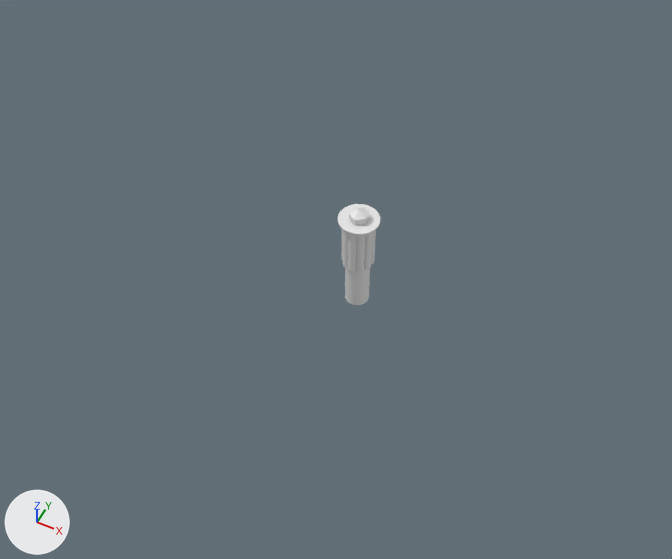
Two versions of the Blender file Assets/.WIP/Scene.blend, one commit apart.
Camera for both pictures: a 50 mm lens placed at (21.0, -45.9, 53.1), pointed at (-0.8, -2.3, -1.5). Lighting does not change. The marker at lower left points along +X, +Y and +Z.

The older version as bpy lines, for what is in view:
```python
me_cylinder = bpy.data.meshes.new('Cylinder')
me_cylinder.from_pydata(...)  # a 32-sided cylinder along z spanning x -1.0..1.0, y -1.0..1.0, z -1.0..1.0
me_cylinder_008 = bpy.data.meshes.new('Cylinder.008')
me_cylinder_008.from_pydata(...)  # 160 vertices, 130 faces; spans x -1.14..1.14, y -1.14..1.14, z -1.0..4.36
me_cylinder_009 = bpy.data.meshes.new('Cylinder.009')
me_cylinder_009.from_pydata(...)  # 18 vertices, 13 faces; spans x -0.87..0.87, y -1.0..1.0, z -1.0..2.47
me_plane = bpy.data.meshes.new('Plane')
me_plane.from_pydata([(-1.0, -1.0, 0.0), (1.0, -1.0, 0.0), (-1.0, 1.0, 0.0), (1.0, 1.0, 0.0)], [], [(0, 1, 3, 2)])
me_torus = bpy.data.meshes.new('Torus')
me_torus.from_pydata(...)  # a torus around z (ring radius 1.0, tube radius 0.25) spanning x -1.25..1.25, y -1.25..1.25, z -0.25..0.25
ob_cylinder = bpy.data.objects.new('Cylinder', me_cylinder_008)
ob_cylinder.parent = ob_pillar_safe
ob_cylinder.matrix_parent_inverse = Matrix(((3.175, 0.0, 0.0, 0.0), (0.0, 3.175, 0.0, 0.0), (0.0, 0.0, 0.489, -0.489), (0.0, 0.0, 0.0, 1.0)))
ob_cylinder.location = (0.0, 0.0, 3.114)
ob_cylinder.scale = (1.42, 1.42, 0.0909)
ob_cylinder_001 = bpy.data.objects.new('Cylinder.001', me_cylinder_009)
ob_cylinder_001.location = (0.0, 0.0, 3.848)
ob_cylinder_001.scale = (0.791, 0.791, 0.264)
ob_holemaker = bpy.data.objects.new('Holemaker', me_cylinder)
ob_holemaker.location = (0.0, 0.0, 0.0)
ob_holemaker.hide_set(True)
ob_plane = bpy.data.objects.new('Plane', me_plane)
ob_plane.location = (0.0, 0.0, 0.0)
ob_plane.scale = (17.9, 17.9, 17.9)
_m = ob_plane.modifiers.new('Boolean', 'BOOLEAN')
_m.object = ob_holemaker
ob_plane.hide_set(True)
ob_torus = bpy.data.objects.new('Torus', me_torus)
ob_torus.location = (0.0, 0.0, 0.0)
ob_torus.scale = (-15.8, -15.8, -40.9)
ob_torus.hide_set(True)
# also in view: 'Pillar_Safe' at (0.0, 0.0, -1.2)
```
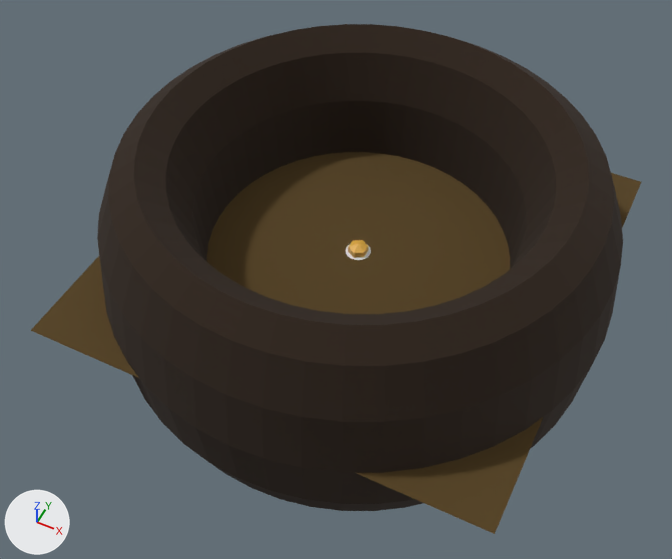
ob_holemaker is not drawn itself; it is used by a modifier of ob_plane.

Location of each change, [x1, y1, x2, y2] in pixels of the pictures (672 x 559 px):
```json
{"object": "Torus", "change": "shown", "after": [97, 24, 623, 511]}
{"object": "Plane", "change": "deleted, shown", "after": [31, 152, 641, 534], "on screen": "brown"}
{"object": "Cylinder.001", "change": "recoloured", "before": [348, 207, 370, 258], "after": [348, 207, 370, 258]}
{"object": "Pillar_Safe", "change": "unchanged, covered by the edit", "before": [342, 230, 376, 305]}
```

The change, as JSON lines over the scene's bpy script:
```json
{"op": "add", "block": "mat_material_001", "code": ["mat_material_001 = principled_material('Material.001')", "mat_material_001.base_color = (0.802, 0.442, 0.0634)  # orange #e7b147"]}
{"op": "add", "block": "mat_floor", "code": ["mat_floor = principled_material('floor')", "mat_floor.base_color = (0.0919, 0.0535, 0.012)  # brown #55411d", "mat_floor.roughness = 1.0"]}
{"op": "add", "block": "mat_walls", "code": ["mat_walls = principled_material('walls')", "mat_walls.base_color = (0.0247, 0.0128, 0.00568)  # brown #2c1e11", "mat_walls.roughness = 1.0"]}
{"block": "me_torus", "where": "me_torus.from_pydata(...)  # 576 vertices, 576 faces; spans x -1.25..1.25, y -1.25..1.25, z -0.25..0.25"}
{"op": "add", "block": "me_torus", "code": "me_torus.materials.append(mat_walls)  # brown #2c1e11"}
{"block": "me_plane", "where": "# used by ob_plane; location = (0.0, 0.0, 0.0); scale = (17.9, 17.9, 17.9)"}
{"op": "remove", "block": "me_plane", "code": "me_plane.from_pydata(...)  # 4 vertices, 1 face; spans x -1.0..1.0, y -1.0..1.0, z 0.0"}
{"op": "add", "block": "me_plane", "code": "me_plane.from_pydata(...)  # 36 vertices, 2 faces; spans x -1.0..1.0, y -1.0..1.0, z 0.0"}
{"block": "me_plane", "change": "me_plane part 1"}
{"block": "me_plane", "change": "1 face is deleted"}
{"block": "me_plane", "change": "32 vertices are added at x -0.06..0.06, y -0.06..0.06, z 0.0"}
{"block": "me_plane", "change": "2 new faces join them"}
{"op": "add", "block": "me_plane", "code": "me_plane.materials.append(mat_floor)  # brown #55411d"}
{"block": "me_cylinder_009", "where": "me_cylinder_009.from_pydata(...)  # 18 vertices, 13 faces; spans x -0.87..0.87, y -1.0..1.0, z -1.0..2.47"}
{"op": "add", "block": "me_cylinder_009", "code": "me_cylinder_009.materials.append(mat_material_001)  # orange #e7b147"}
{"op": "remove", "block": "ob_torus", "code": "ob_torus.hide_set(True)"}
{"block": "ob_plane", "where": "_m = ob_plane.modifiers.new('Boolean', 'BOOLEAN')"}
{"op": "remove", "block": "ob_plane", "code": "_m.object = ob_holemaker"}
{"op": "remove", "block": "ob_plane", "code": "ob_plane.hide_set(True)"}
{"op": "remove", "block": "ob_holemaker", "code": ["ob_holemaker = bpy.data.objects.new('Holemaker', me_cylinder)", "ob_holemaker.location = (0.0, 0.0, 0.0)", "ob_holemaker.hide_set(True)"]}
```
